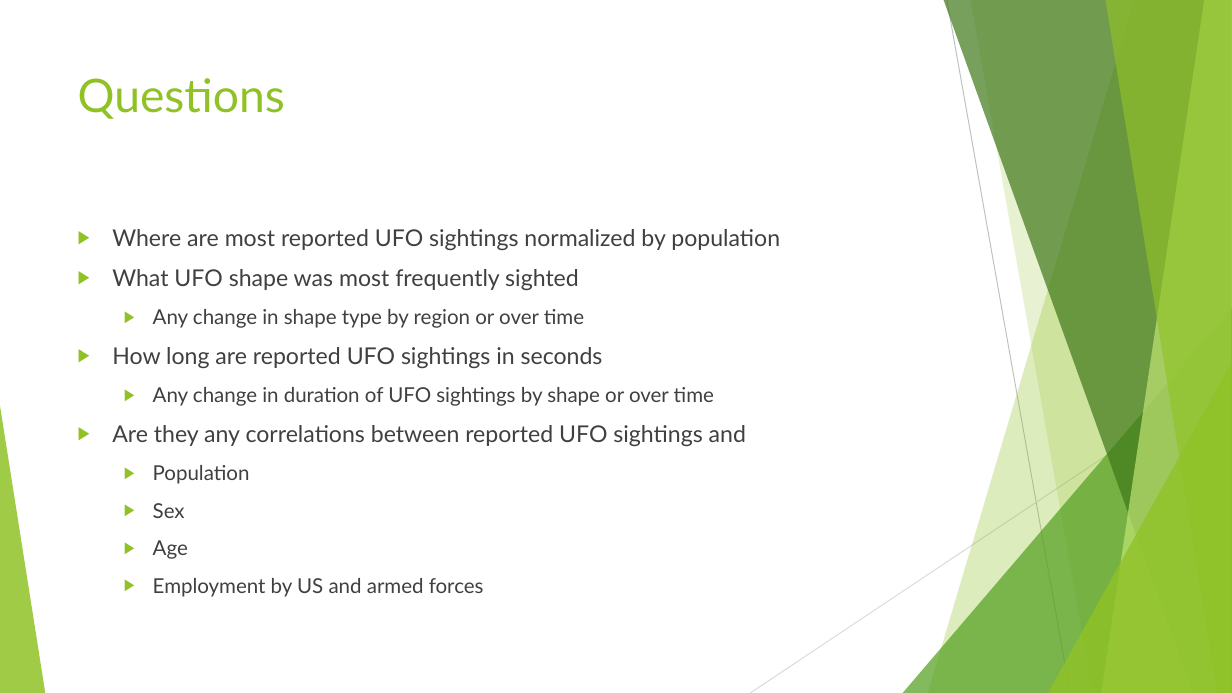
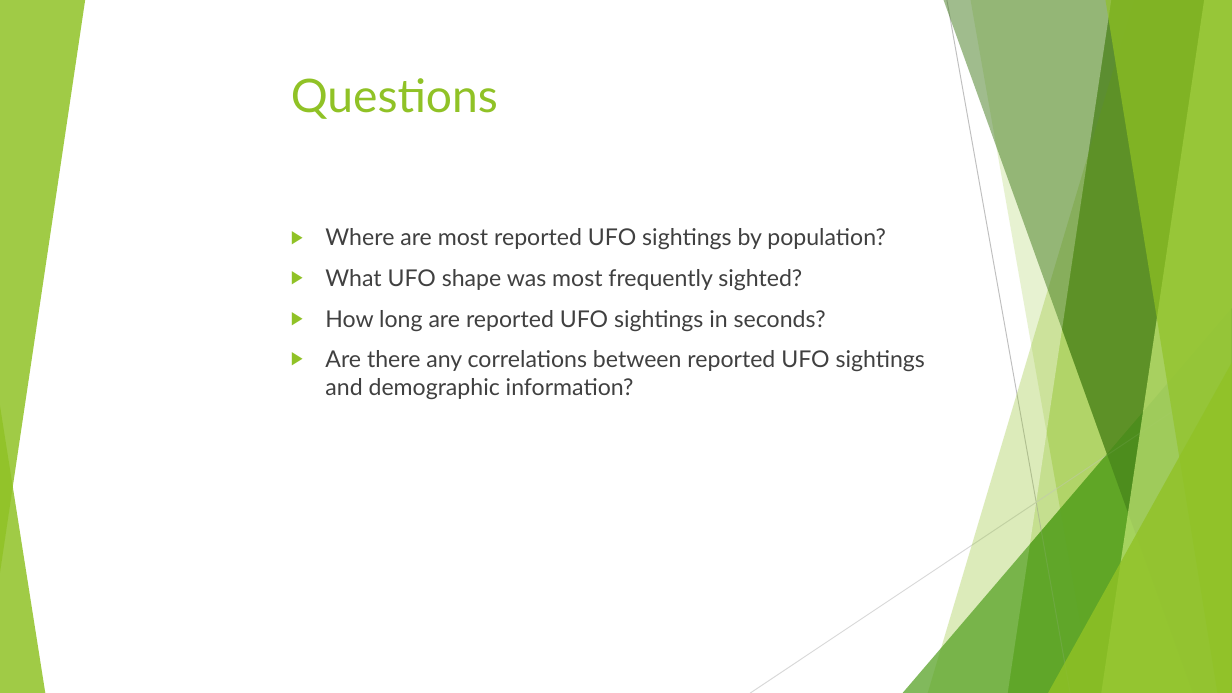
Before and after one commit to mmegancross/project-1-alien-analysis, a slide deck: slide 4 of I Believe An Alien Analysis.pptx. Drawn at 1232x693 pixels with LibreOffice and Linux fonts; fonts in the diff are those of the drawing; background and template pictures are left out. Boxes give left, top, right and bottom in pixels: in the first picture for what was removed or moved away, otherwise in the second. Text is boxed around its words. In the diff, an @@ line names an element or a change of style, - is before the commit and + after.

```diff
--- a/I Believe An Alien Analysis.pptx
+++ b/I Believe An Alien Analysis.pptx
@@ triangle added at bbox=[0, 0, 85, 573], fill #90C226 at 85% opacity @@
@@ parallelogram added at bbox=[165, 0, 1112, 693], fill #FFFFFF at 94% opacity @@
@@ freeform shape added at bbox=[928, 0, 1232, 693], fill #90C226 at 30% opacity @@
@@ freeform shape added at bbox=[944, 0, 1232, 693], fill #3F7819 at 47% opacity @@
@@ line removed from (947, 0) to (1070, 693) @@
@@ line added from (947, 0) to (1070, 693), #BFBFBF 0.75 pt @@
@@ freeform shape added at bbox=[970, 0, 1232, 693], fill #90C226 at 20% opacity @@
@@ freeform shape added at bbox=[1102, 0, 1232, 693], fill #C0E474 at 70% opacity @@
@@ freeform shape added at bbox=[1105, 0, 1232, 693], fill #90C226 at 65% opacity @@
@@ title "Questions": place and size @@
-title "Questions" at bbox=[78, 78, 285, 119]
+title "Questions" at bbox=[291, 78, 498, 119]
@@ text at bbox=[325, 228, 925, 399]: text changed @@
-▶ Where are most reported UFO sightings normalized by population
-▶ What UFO shape was most frequently sighted
-  ▶ Any change in shape type by region or over time
-▶ How long are reported UFO sightings in seconds
-  ▶ Any change in duration of UFO sightings by shape or over time
-▶ Are they any correlations between reported UFO sightings and
-  ▶ Population
-  ▶ Sex
-  ▶ Age
-  ▶ Employment by US and armed forces
+▶ Where are most reported UFO sightings by population?
+▶ What UFO shape was most frequently sighted?
+▶ How long are reported UFO sightings in seconds?
+▶ Are there any correlations between reported UFO sightings and demographic information?
@@ triangle added at bbox=[903, 308, 1232, 693], fill #54A021 at 72% opacity @@
@@ line removed from (1232, 372) to (750, 693) @@
@@ line added from (1232, 372) to (750, 693), #D9D9D9 0.75 pt @@
@@ triangle added at bbox=[1048, 363, 1232, 693], fill #90C226 at 80% opacity @@
```
Also in this commit, not shown: 7 other slides changed, 3 slides added, 8 slides removed, 5 other files.
